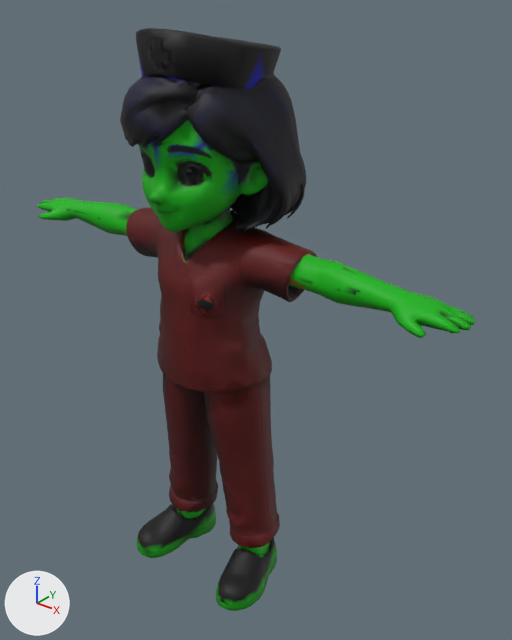
The glTF model 3d/nurse_f.glb as it was, and as the next commit left it.
Camera for both pictures: a 50 mm camera at (73.9, -81.1, 58.2) aimed at (4.1, 6.3, 4.1). Every picture has the same lights, and +X, +Y and +Z are marked at lower left. The older version comes first. Where no turn or scale is listed for an object, it has been applied to the vertices. Vertices at exactly the same position are counted once.

The first picture shows 'nurse_body'.
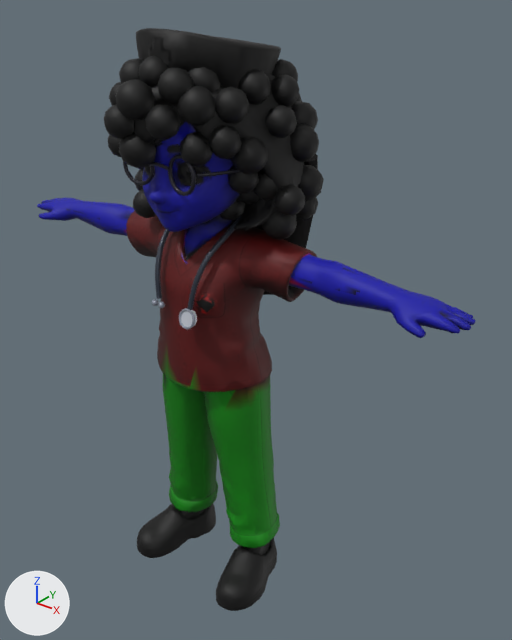
The newer file is also turned or shifted as a whole; pictures and numbers use the older file's frame.

Boxes [x1, y1, x2, y2] around the edits, measured in the pictures (512 x 640 px):
'hair_curly', added: after [104, 56, 324, 240]
'acc_steth', added: after [152, 216, 241, 330]
'acc_glasses', added: after [123, 154, 240, 196]
'hair_long', added (mostly hidden): after [255, 154, 318, 295]
part 1 of me_mesh_0, recoloured: [37, 52, 476, 611] in both

The change, as a diff of the scene's bpy script:
```diff
--- a/3d/nurse_f.glb.py
+++ b/3d/nurse_f.glb.py
@@ mat_accessory @@
+mat_accessory = bpy.data.materials.new('accessory')
+mat_accessory.use_nodes = True; mat_accessory.node_tree.nodes.clear()
+_N = mat_accessory.node_tree.nodes; _L = mat_accessory.node_tree.links
+n0 = _N.new('ShaderNodeBsdfPrincipled'); n0.name = 'Principled BSDF'
+n0.inputs[1].default_value = 0.15  # 'Metallic'
+n0.inputs[2].default_value = 0.4  # 'Roughness'
+n1 = _N.new('ShaderNodeOutputMaterial'); n1.name = 'Material Output'
+n2 = _N.new('ShaderNodeVertexColor'); n2.name = 'Color Attribute'
+_L.new(n0.outputs[0], n1.inputs[0])  # 'BSDF' to 'Surface'
+_L.new(n2.outputs[0], n0.inputs[0])  # 'Color' to 'Base Color'
@@ me_mesh_0 @@
 # used by ob_nurse_body; location = (0.0, 0.0, 0.0)
-me_mesh_0.from_pydata(...)  # 7573 vertices, 15041 faces; spans x -44.6..44.6, y -13.5..13.5, z -46.0..51.9
+me_mesh_0.from_pydata(...)  # 7574 vertices, 15041 faces; spans x -44.6..44.6, y -13.5..13.5, z -46.0..51.9
+# me_mesh_0 part 1: 14808 kept faces spanning x -44.6..44.6, y -13.5..13.5, z -46.0..51.9 get new vertex colours
+# edits to the shape of me_mesh_0 do not show in these pictures
 me_mesh_0.materials.append(mat_nurse)
@@ me_mesh_7 @@
+me_mesh_7.from_pydata(...)  # 796 vertices, 1576 faces; spans x -6.0..6.0, y -11.4..4.8, z -6.5..9.9
+me_mesh_7.materials.append(mat_accessory)
@@ me_mesh_6 @@
+me_mesh_6.from_pydata(...)  # 648 vertices, 1284 faces; spans x -11.1..11.1, y -12.7..-3.2, z 5.4..11.2
+me_mesh_6.materials.append(mat_accessory)
@@ me_mesh_4 @@
+me_mesh_4.from_pydata(...)  # 3864 vertices, 7452 faces; spans x -17.4..17.4, y -17.2..15.1, z -3.2..23.7
+me_mesh_4.materials.append(mat_nurse)
@@ me_mesh_3 @@
+me_mesh_3.from_pydata(...)  # 502 vertices, 1000 faces; spans x -13.4..13.4, y 5.2..13.6, z -17.4..9.1
+me_mesh_3.materials.append(mat_nurse)
@@ ob_acc_steth @@
+ob_acc_steth = bpy.data.objects.new('acc_steth', me_mesh_7)
+ob_acc_steth.location = (0.0, 0.6, 15.1)
@@ ob_acc_glasses @@
+ob_acc_glasses = bpy.data.objects.new('acc_glasses', me_mesh_6)
+ob_acc_glasses.location = (0.0, 0.9, 24.7)
@@ ob_hair_curly @@
+ob_hair_curly = bpy.data.objects.new('hair_curly', me_mesh_4)
+ob_hair_curly.location = (0.0, 0.9, 24.7)
@@ ob_hair_long @@
+ob_hair_long = bpy.data.objects.new('hair_long', me_mesh_3)
+ob_hair_long.location = (0.0, 0.9, 24.7)
```
